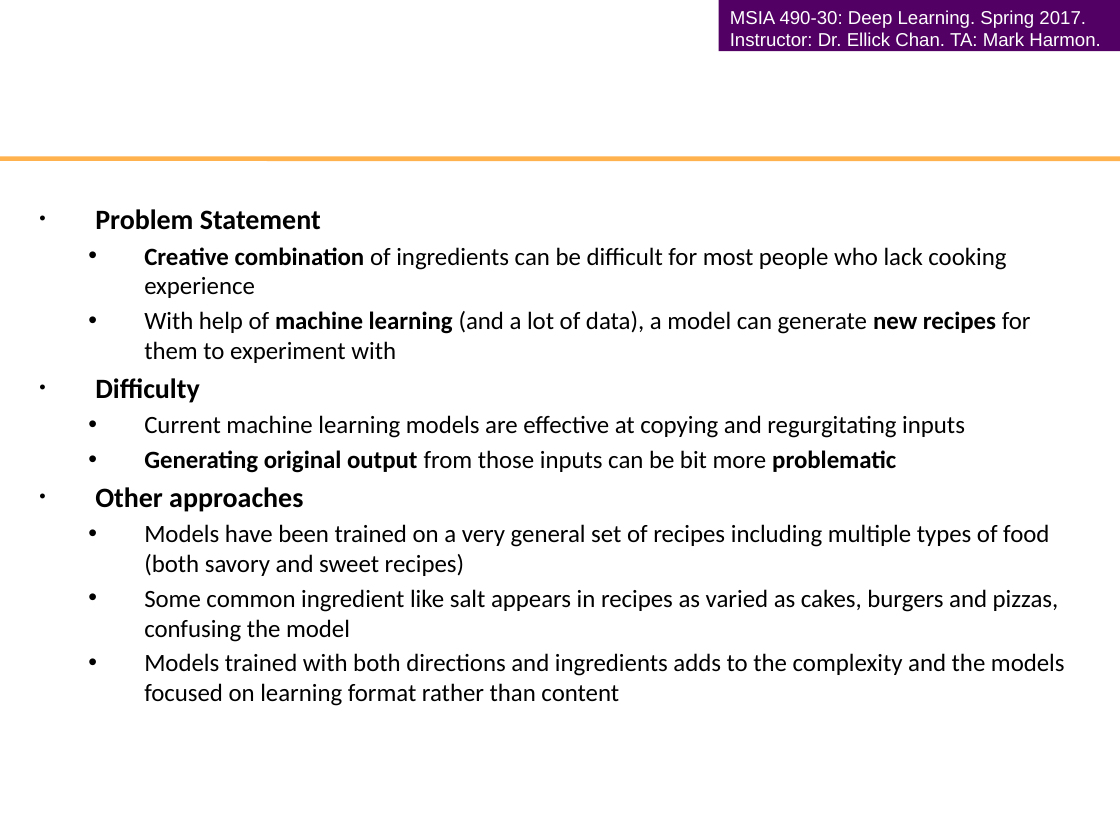
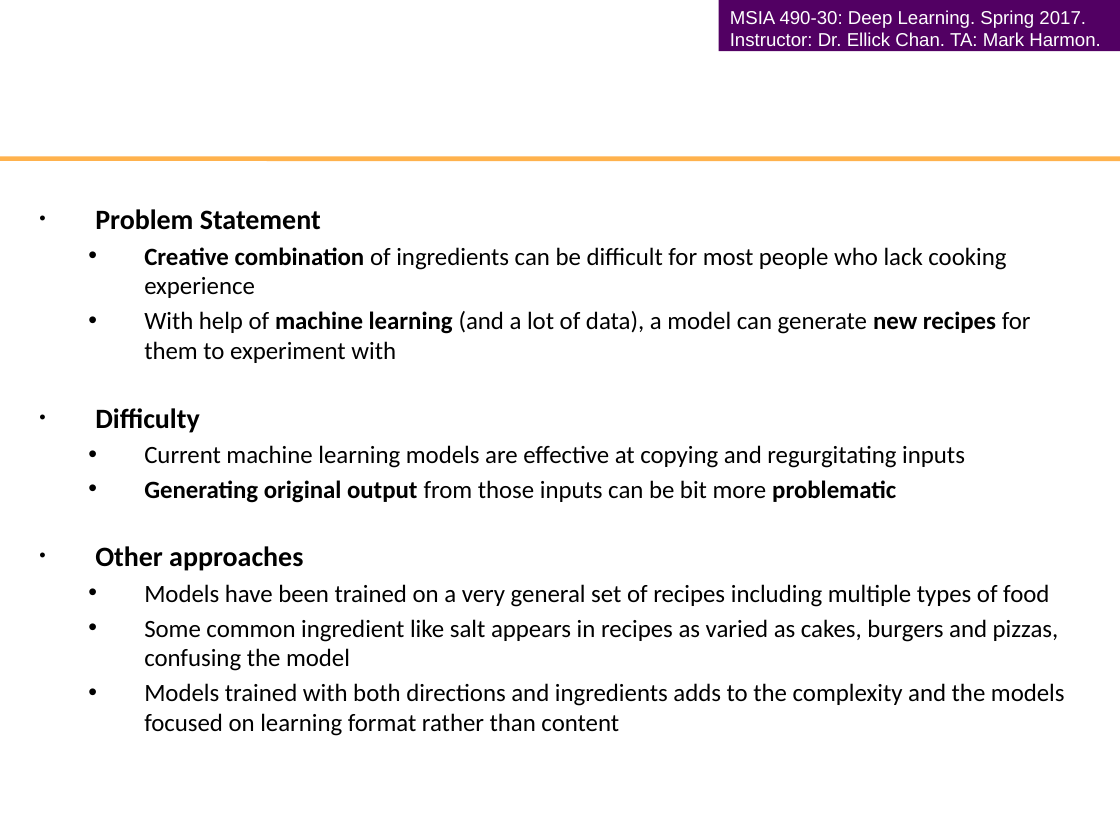
Before and after one commit to stephanieger/ConvectionalNN, a slide deck: slide 4 of Convectional Neural Networks Final Presentation.pptx. Drawn at 1120x840 pixels with LibreOffice and Linux fonts; fonts in the diff are those of the drawing; background and template pictures are left out. Boxes give left, top, right and bottom in pixels: in the first picture for what was removed or moved away, otherwise in the second. Text is boxed around its words. In the diff, an @@ line names an element or a change of style, - is before the commit and + after.

Commit message:
edited problem statement and data set slides

```diff
--- a/Convectional Neural Networks Final Presentation.pptx
+++ b/Convectional Neural Networks Final Presentation.pptx
@@ text at (x1=144, y1=584, x2=1049, y2=607): text changed @@
-  • Models have been trained on a very general set of recipes including multiple types of food (both savory and sweet recipes)
+  • Models have been trained on a very general set of recipes including multiple types of food
```
Also in this commit, not shown: 1 other slide changed.
